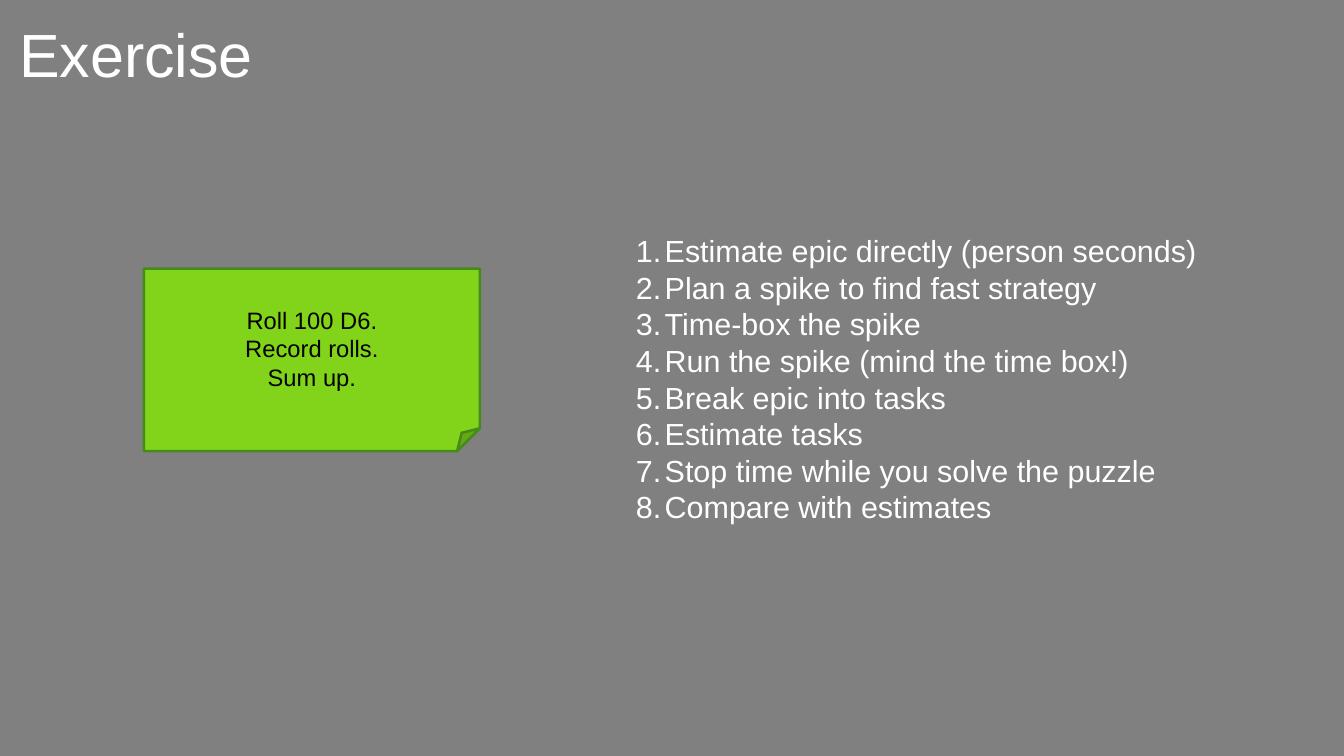
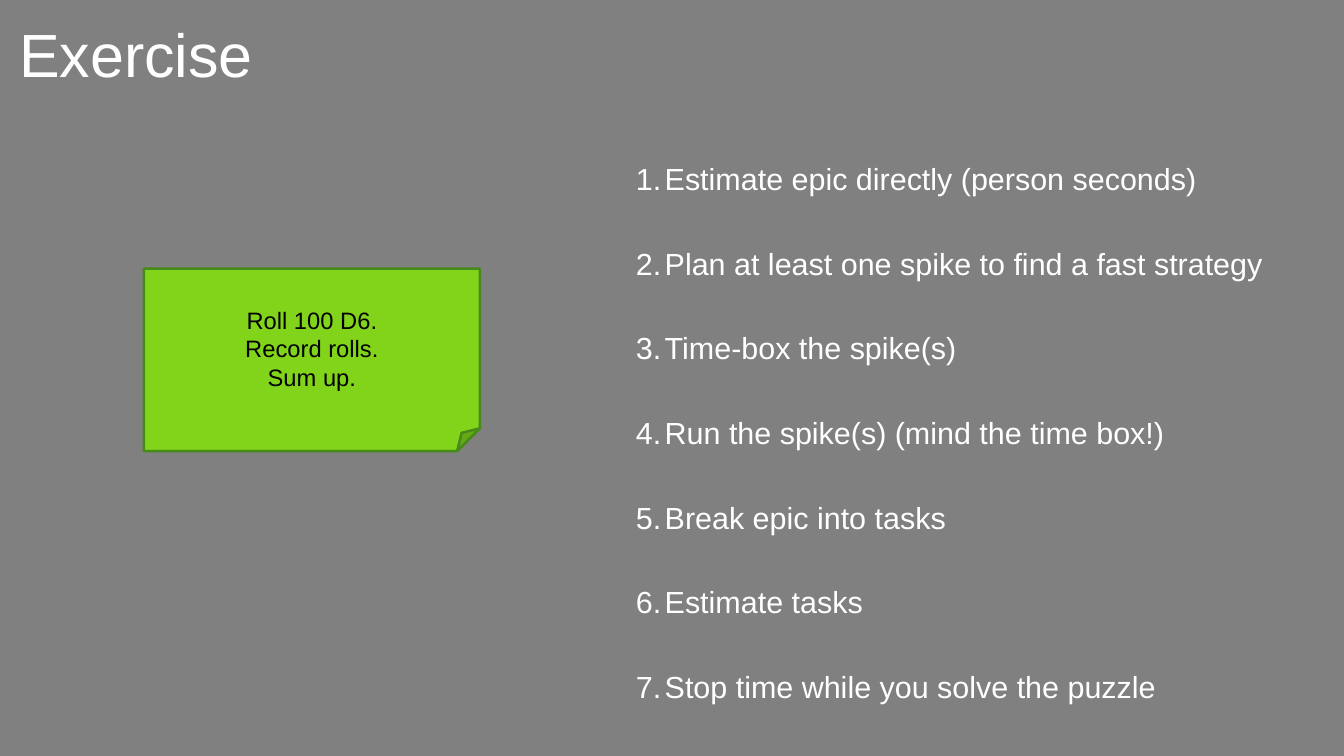
Before and after one commit to exasol/tutorials, a slide deck: slide 35 of estimating/estimating.odp. Drawn at 1344x756 pixels with LibreOffice and Linux fonts; fonts in the diff are those of the drawing; background and template pictures are left out. Boxes give left, top, right and bottom in pixels: in the first picture for what was removed or moved away, otherwise in the second. Text is boxed around its words. In the diff, an @@ line names an element or a change of style, - is before the commit and + after.

```diff
--- a/estimating/estimating.odp
+++ b/estimating/estimating.odp
@@ text "Estimate epic directly (person seconds)": place and size @@
-text "Estimate epic directly (person seconds)" at [665,240,1197,524]
+text "Estimate epic directly (person seconds)" at [665,168,1262,704]
@@ text at [665,168,1197,704]: more space between paragraphs @@
@@ text at [665,253,1262,450]: text changed @@
-2. Plan a spike to find fast strategy
-3. Time-box the spike
-4. Run the spike (mind the time box!)
+2. Plan at least one spike to find a fast strategy
+3. Time-box the spike(s)
+4. Run the spike(s) (mind the time box!)
```
Also in this commit, not shown: 11 other slides changed.
